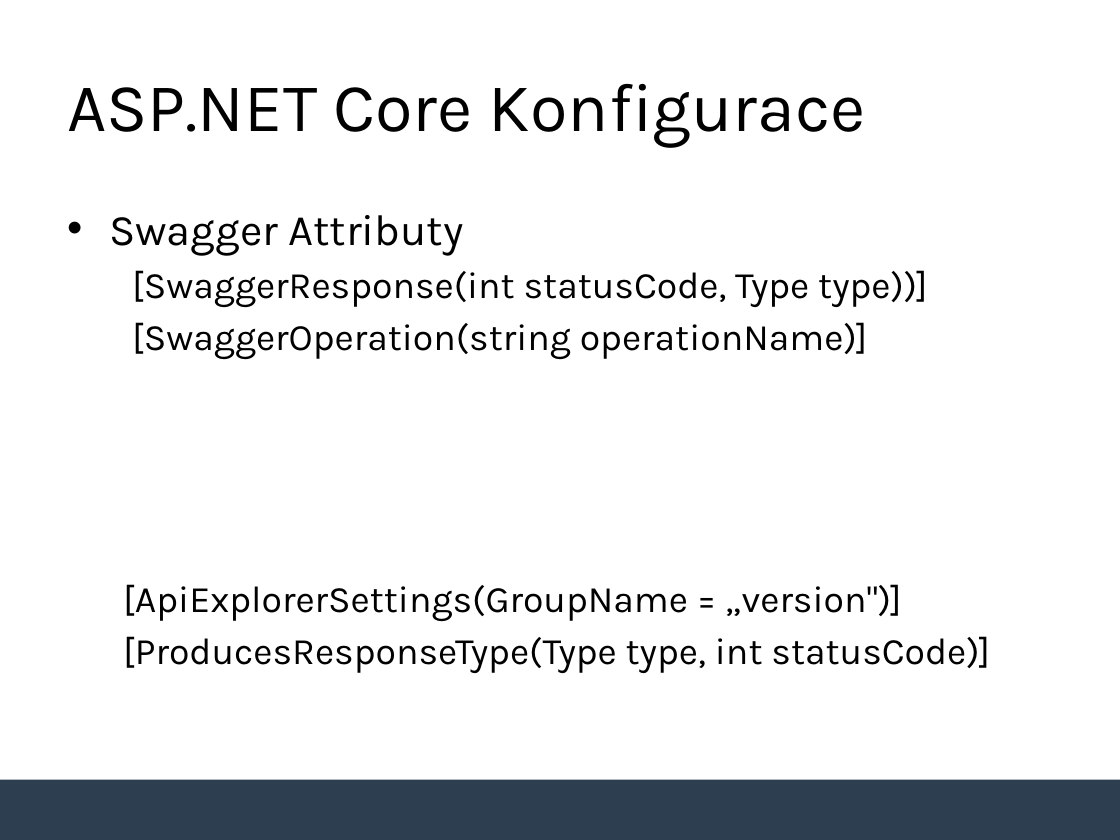
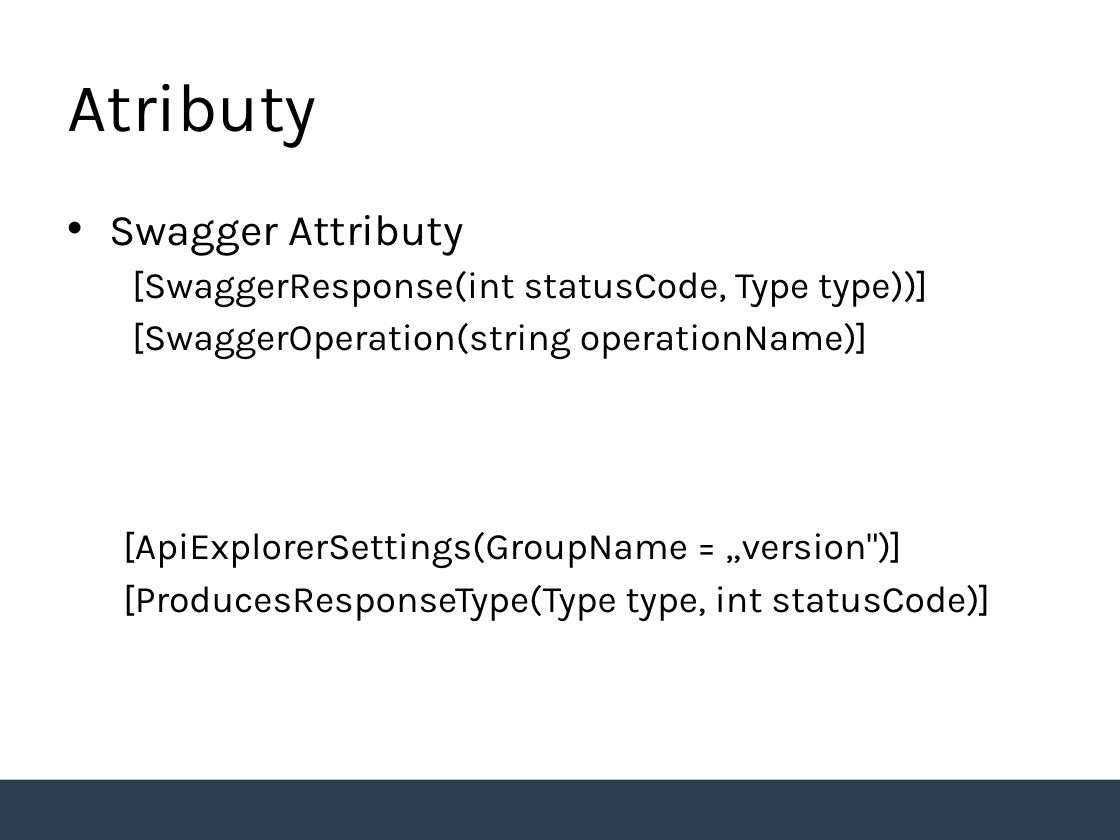
Before and after one commit to tomasjurasek/presentations, a slide deck: slide 11 of Swagger/Swagger.pptx (slide 7 before the commit). Drawn at 1120x840 pixels with LibreOffice and Linux fonts; fonts in the diff are those of the drawing; background and template pictures are left out. Boxes give left, top, right and bottom in pixels: in the first picture for what was removed or moved away, otherwise in the second. Text is boxed around its words. In the diff, an @@ line names an element or a change of style, - is before the commit and + after.

```diff
--- a/Swagger/Swagger.pptx
+++ b/Swagger/Swagger.pptx
@@ title at [67,84,317,147]: text changed @@
-ASP.NET Core Konfigurace
+Atributy
@@ text "Swagger Attributy" rewrapped from [109,215,990,673] to [109,215,990,621] @@
```
Also in this commit, not shown: 5 other slides changed, 7 slides added, 1 slide removed, 10 other files.
